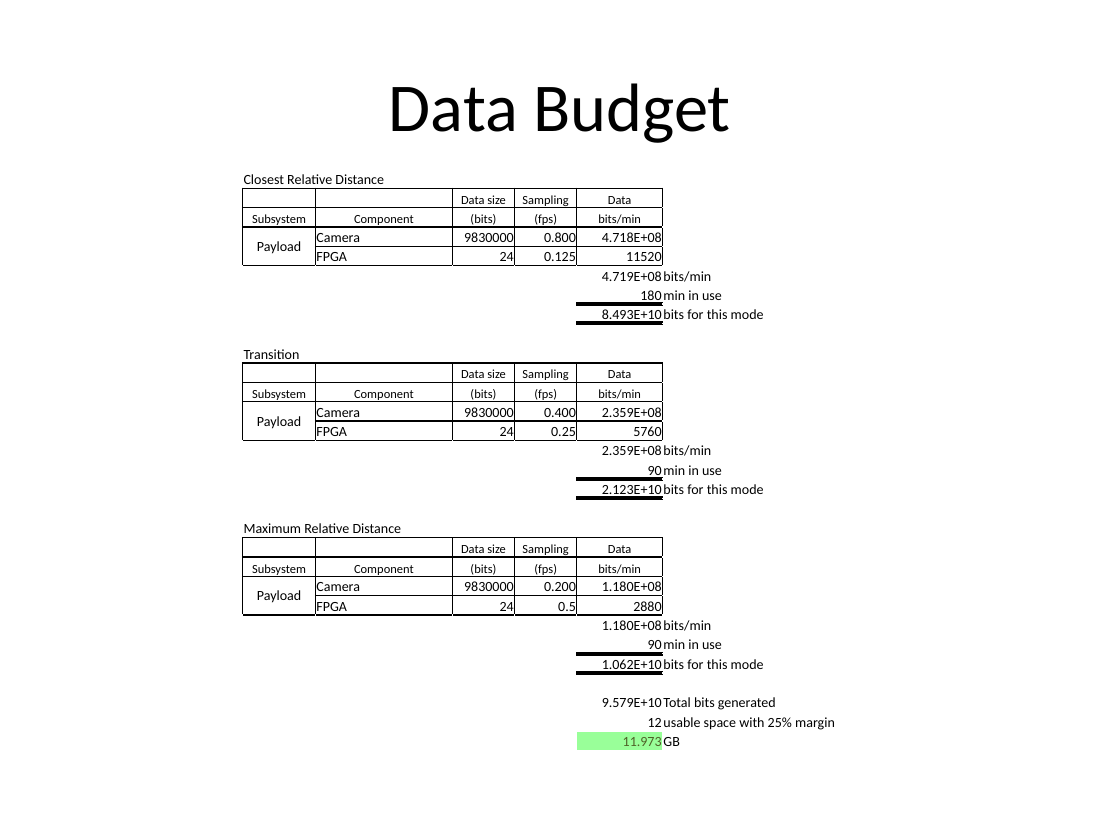
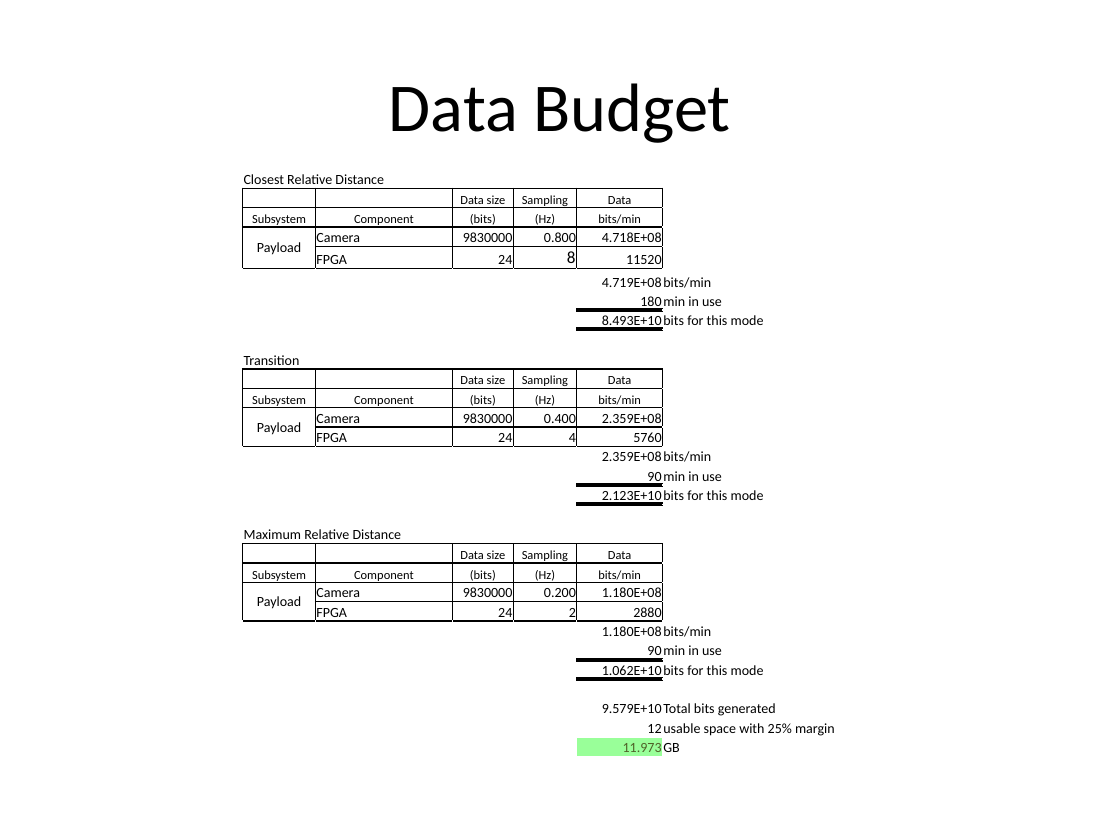
Before and after one commit to RascalSeniorDesign/Preliminary-Design, a slide deck: slide 1 of Presentations/Final Prestenation/Data Budget slide.pptx. Drawn at 1120x840 pixels with LibreOffice and Linux fonts; fonts in the diff are those of the drawing. Boxes give left, top, right and bottom in pixels: in the first picture for what was removed or moved away, otherwise in the second. Text is boxed around its words. In the diff, an @@ line names an element or a change of style, - is before the commit and + after.

```diff
--- a/Presentations/Final Prestenation/Data Budget slide.pptx
+++ b/Presentations/Final Prestenation/Data Budget slide.pptx
@@ table at box(243, 168, 847, 756) @@
-row 3, column 4: (fps)
+row 3, column 4: (Hz)
-row 5, column 4: 0.125
+row 5, column 4: 8
-row 12, column 4: (fps)
+row 12, column 4: (Hz)
-row 14, column 4: 0.25
+row 14, column 4: 4
-row 21, column 4: (fps)
+row 21, column 4: (Hz)
-row 23, column 4: 0.5
+row 23, column 4: 2
```
Also in this commit, not shown: 1 other file.
